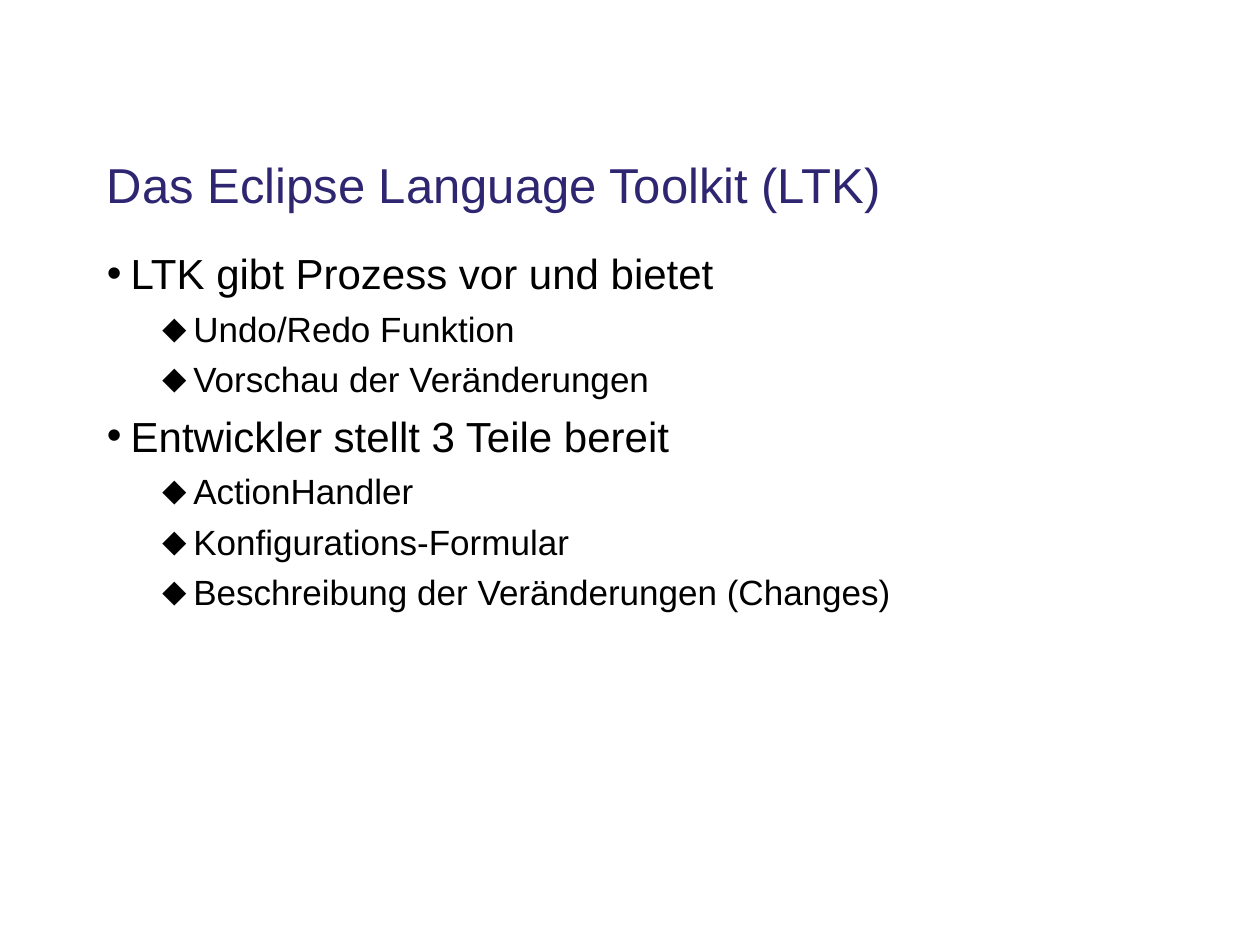
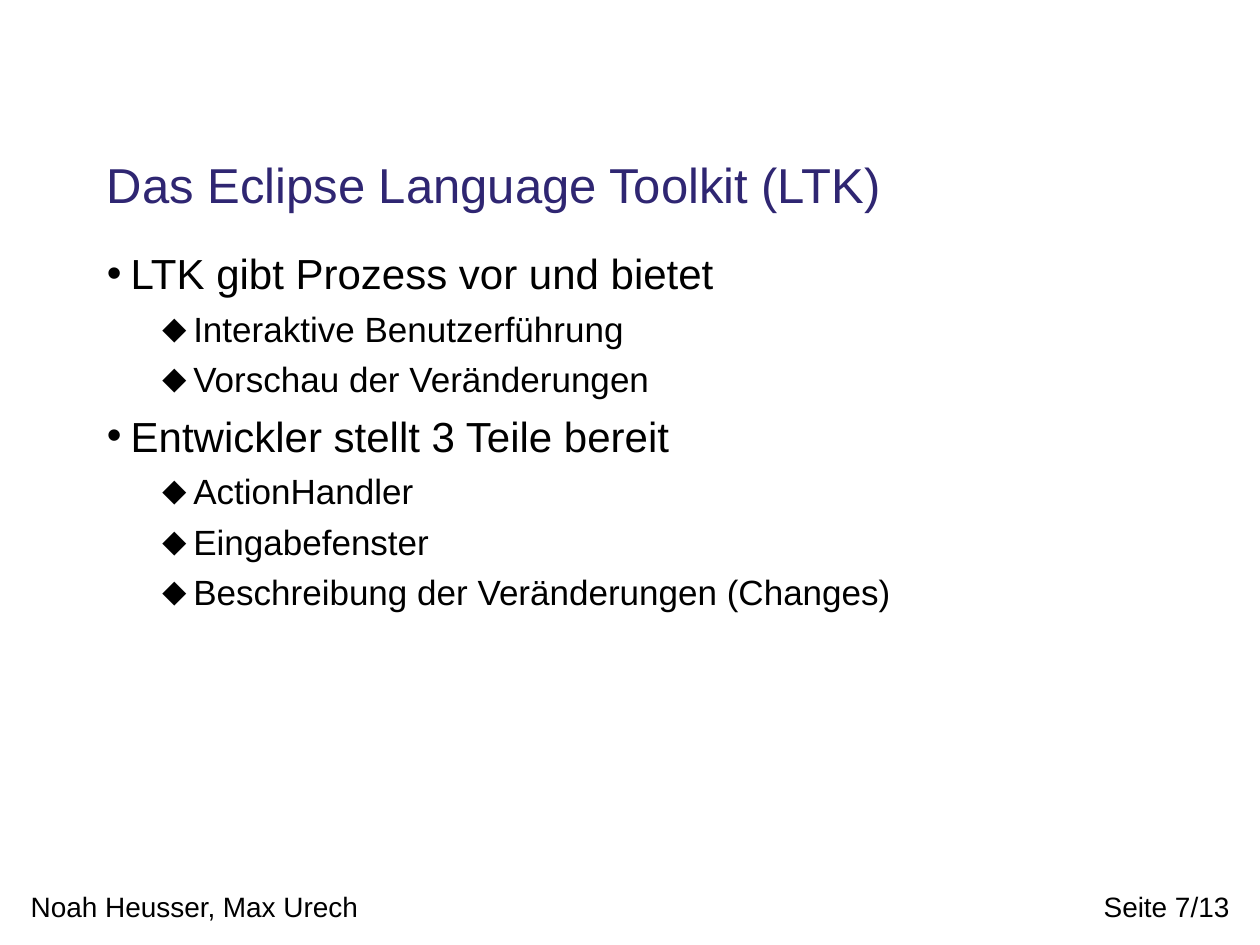
Before and after one commit to phsommer/yeti, a slide deck: slide 7 of TinyOS Refactoring/doc/presentation.odp. Drawn at 1260x945 pixels with LibreOffice and Linux fonts; fonts in the diff are those of the drawing; background and template pictures are left out. Boxes give left, top, right and bottom in pixels: in the first picture for what was removed or moved away, otherwise in the second. Text is boxed around its words. In the diff, an @@ line names an element or a change of style, - is before the commit and + after.

```diff
--- a/TinyOS Refactoring/doc/presentation.odp
+++ b/TinyOS Refactoring/doc/presentation.odp
@@ text at (193,316,624,348): text changed @@
-  ⬥ Undo/Redo Funktion
+  ⬥ Interaktive Benutzerführung
@@ text at (193,529,429,561): text changed @@
-  ⬥ Konfigurations-Formular
+  ⬥ Eingabefenster
@@ text added at (31,896,357,921), 16 pt, text #000000 @@
+Noah Heusser, Max Urech
@@ page number added at (1104,896,1229,918), 16 pt, text #000000 @@
+Seite 7/13
```
Also in this commit, not shown: 8 other slides changed, 4 slides added.
